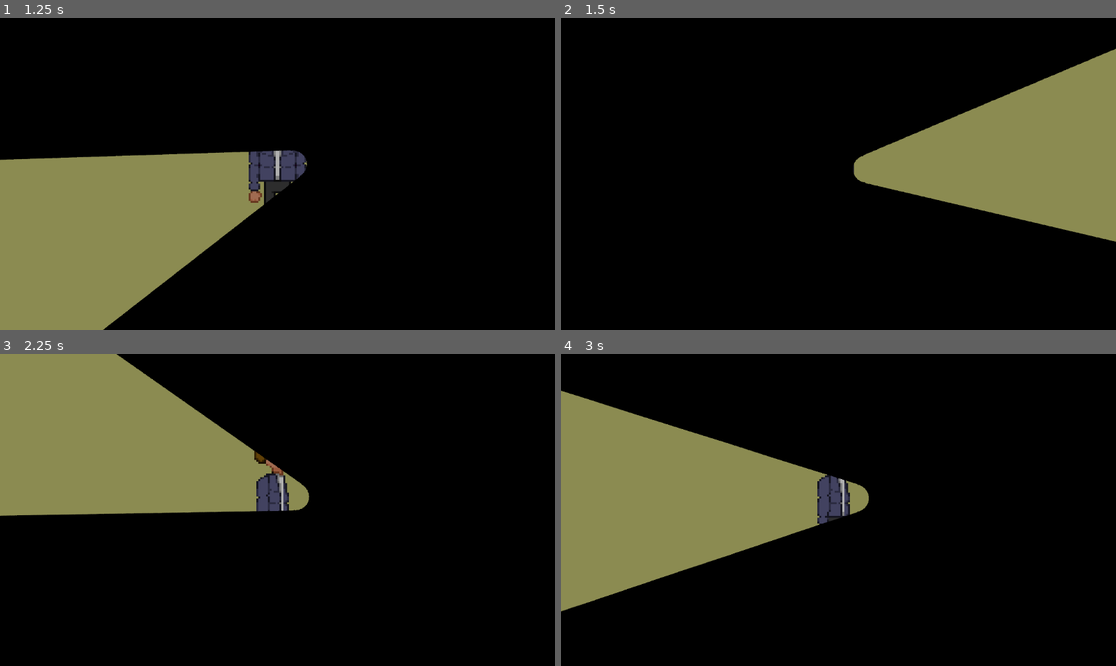
Above: before the commit, frames 1-4 (two rows, left to right).
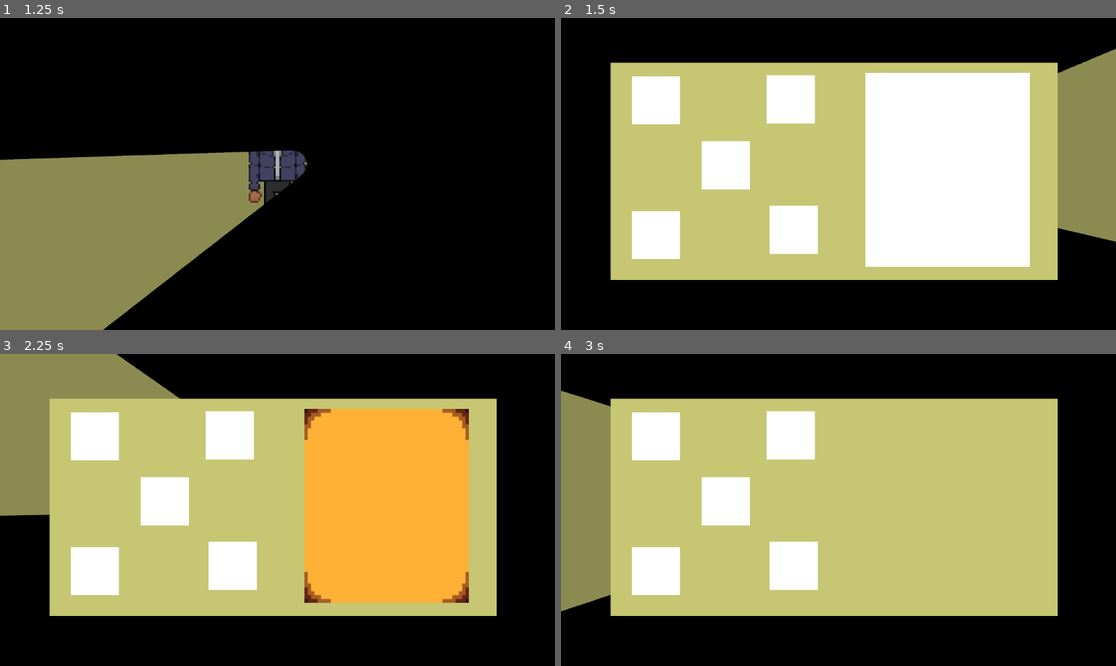
Above: after the commit, the same moments.

Repository: ChloeMayLikeCheese/GDD112-Group-Project
Game: Godot game, scene res://Menus/start_menu.tscn
The game is run twice, just before and just after one commit, with the same random seed, the same clock (stepped at 60 frames per second) and the same inputs.
Inputs (mouse positions are in pixels of both pictures, inside the frame that each line leads up to):
- Up to frame 1 (1.25 s): click "Start" at 0.5 s
- Up to frame 2 (1.5 s): tap Enter at 1.25 s; move the mouse to (960, 158) at 1.27 s; hold D (Right) from 1.28 s (still down); tap J (Journal) at 1.35 s
- Up to frame 3 (2.25 s): release D (Right) at 2 s; click (94, 435) at 2.02 s
- Up to frame 4 (3 s): click (727, 500) at 2.77 s

Frame 1 is identical in both runs. In frame 2, 56% of the frame differs, in the area x 8-90%, y 14-84%; in frame 3, 56%; in frame 4, 56%.

Commit message:
Journal is peak
uh i also took alllll the errors out the back and shot them! silksong in two days!!!

Diff:
--- a/Menus/JournalButton.gd
+++ b/Menus/JournalButton.gd
@@ -7,7 +7,7 @@
 
 
 # Called every frame. 'delta' is the elapsed time since the previous frame.
-func _process(delta):
+func _process(_delta):
 	pass
 
 
--- a/Menus/journal.gd
+++ b/Menus/journal.gd
@@ -1,17 +1,14 @@
 extends CanvasLayer
 
 var Journal_open = false
-# Called when the node enters the scene tree for the first time.
-func _ready():
-	pass # Replace with function body.
 
-
-# Called every frame. 'delta' is the elapsed time since the previous frame.
-func _process(delta):
+func _process(_delta):
 	if Input.is_action_just_pressed("Journal"):
 		Journal()
 func Journal():
 	if Journal_open:
-		$"..".hide()
+		$".".hide()
+		Journal_open = false
 	else:
-		$"..".show()
+		$".".show()
+		Journal_open = true
--- a/Menus/journal.tscn
+++ b/Menus/journal.tscn
@@ -44,15 +44,16 @@
 grow_vertical = 2
 texture_normal = ExtResource("3_ytoui")
 script = ExtResource("4_7fygk")
+image_path = "res://Textures/Tileset/darker floor.png"
 
 [node name="JournalButton2" type="TextureButton" parent="."]
 anchors_preset = 15
 anchor_right = 1.0
 anchor_bottom = 1.0
-offset_left = 299.0
-offset_top = 260.0
-offset_right = -753.0
-offset_bottom = -288.0
+offset_left = 292.0
+offset_top = 256.0
+offset_right = -760.0
+offset_bottom = -292.0
 grow_horizontal = 2
 grow_vertical = 2
 texture_normal = ExtResource("3_ytoui")
--- a/Scenes/backrooms_1.tscn
+++ b/Scenes/backrooms_1.tscn
@@ -64,6 +64,9 @@
 [node name="PauseMenu" parent="." instance=ExtResource("4_v37ud")]
 visible = false
 
+[node name="Journal" parent="." instance=ExtResource("2_870qb")]
+visible = false
+
 [node name="PointLight2D" type="PointLight2D" parent="."]
 z_index = -1
 position = Vector2(1299, 479)
@@ -89,7 +92,4 @@
 [node name="Monster_1" parent="Monsters" instance=ExtResource("3_x1jhr")]
 position = Vector2(-403, 567)
 
-[node name="Journal" parent="." instance=ExtResource("8_yly3u")]
-visible = false
-
 [connection signal="flashlight" from="Character" to="Monsters/Monster_1" method="_on_character_flashlight"]
--- a/Scenes/flashlight.gd
+++ b/Scenes/flashlight.gd
@@ -8,5 +8,5 @@
 	look_at(get_global_mouse_position())
 
 
-func _on_area_shape_entered(area_rid, area, area_shape_index, local_shape_index):
+func _on_area_shape_entered(_area_rid, _area, _area_shape_index, _local_shape_index):
 	god_help_us_all.emit()
Not shown: 1 places in Scenes/backrooms_1.tscn that only renumber resources
